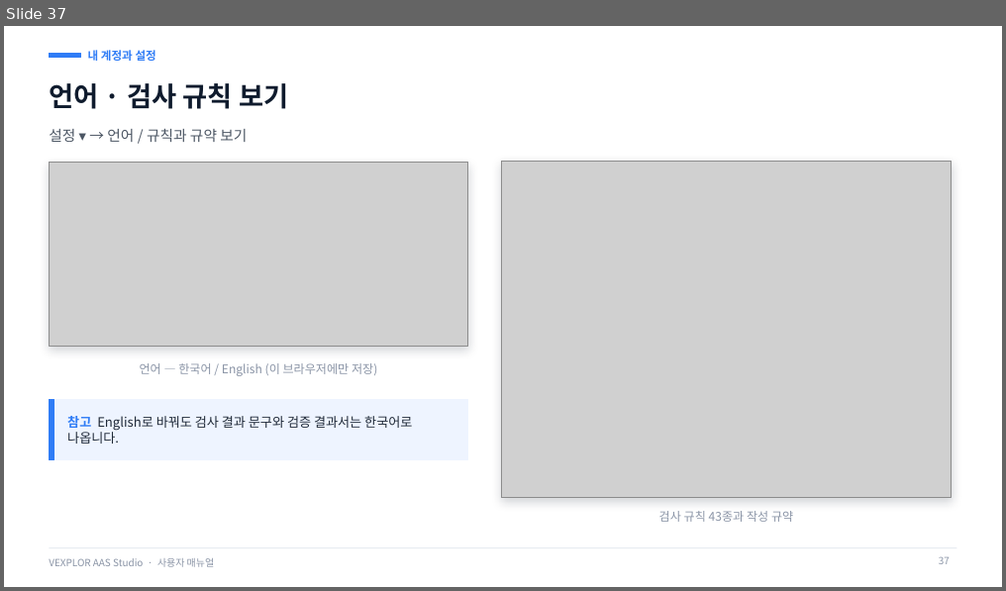
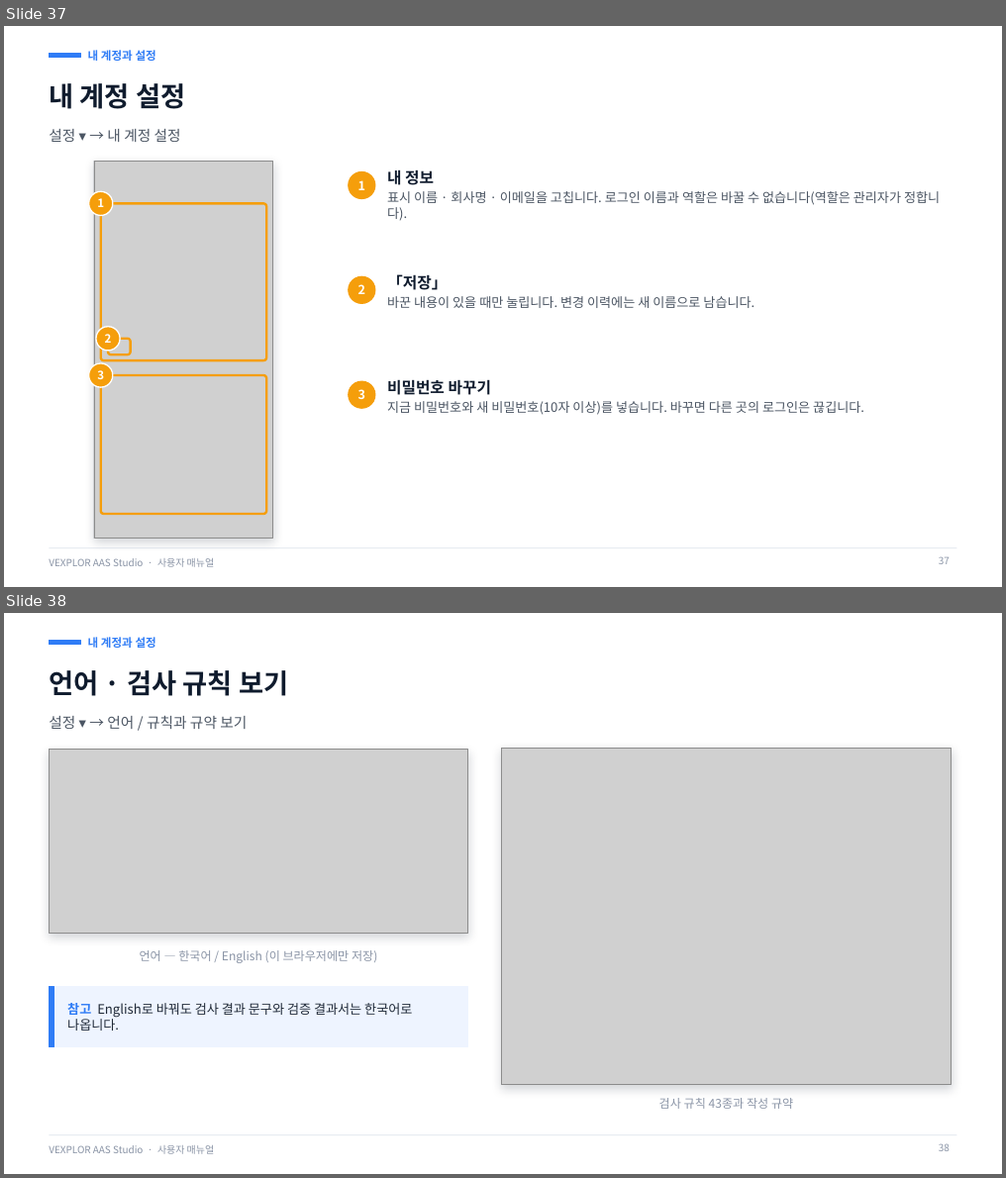
Before and after one commit to waceinc/vexplor-aas, a slide deck: VEXPLOR_AAS_Studio_user_manual.pptx. Shown one above the other, each under a label of ours: slide 37 before the commit, slides 37 and 38 after it. The pictures are 1006x591 and 1006x1178 pixels, drawn with LibreOffice and Linux fonts; fonts in the diff are those of the drawing; grey boxes stand for pictures. Boxes give left, top, right and bottom in pixels: in the first picture for what was removed or moved away, otherwise in the second. Text is boxed around its words. In the diff, an @@ line names an element or a change of style, - is before the commit and + after.

Commit message:
소개 페이지 — 데모 계정 demo / 0629 · 로그인 그림 · 사용자 매뉴얼 새 판

```diff
--- a/VEXPLOR_AAS_Studio_user_manual.pptx
+++ b/VEXPLOR_AAS_Studio_user_manual.pptx
@@ slide 37 added at (4,26,1002,587), background #FFFFFF; not listed: 2 template elements that a slide beside it also shows @@
@@ rectangle added at (49,53,80,58), fill #2F7CF6, outline #2F7CF6 1 pt @@
@@ text added at (88,50,156,61), 11 pt, text #2F7CF6, bold @@
+내 계정과 설정
@@ title added at (49,83,185,109), 26 pt, text #0F1B2D, bold @@
+내 계정 설정
@@ text added at (49,129,181,142), 14 pt, text #4B5563 @@
+설정 ▾ → 내 계정 설정
@@ rectangle added at (94,161,272,539), fill #0F1B2D, outline #C9D2DE 0.75 pt @@
@@ picture added at (94,161,272,539) @@
@@ ellipse added at (349,172,375,199), fill #F59E0B, outline #F59E0B 1 pt @@
@@ text added at (387,170,940,221), 12.5 pt, text #4B5563 @@
+내 정보
+표시 이름 · 회사명 · 이메일을 고칩니다. 로그인 이름과 역할은 바꿀 수 없습니다(역할은 관리자가 정합니다).
@@ ellipse added at (88,191,113,215), fill #F59E0B, outline #FFFFFF 1.25 pt @@
@@ text added at (97,198,104,207), 11 pt, text #FFFFFF, bold @@
+1
@@ rounded rectangle added at (101,203,266,361), outline #F59E0B 2.25 pt @@
@@ text added at (358,180,365,190), 12 pt, text #FFFFFF, bold @@
+1
@@ ellipse added at (349,276,375,304), fill #F59E0B, outline #F59E0B 1 pt @@
@@ text added at (358,284,365,294), 12 pt, text #FFFFFF, bold @@
+2
@@ text added at (387,274,754,308), 12.5 pt, text #4B5563 @@
+「저장」
+바꾼 내용이 있을 때만 눌립니다. 변경 이력에는 새 이름으로 남습니다.
@@ ellipse added at (96,327,120,351), fill #F59E0B, outline #FFFFFF 1.25 pt @@
@@ text added at (105,334,112,343), 11 pt, text #FFFFFF, bold @@
+2
@@ rounded rectangle added at (108,339,131,356), outline #F59E0B 2.25 pt @@
@@ ellipse added at (88,364,113,387), fill #F59E0B, outline #FFFFFF 1.25 pt @@
@@ text added at (97,371,104,379), 11 pt, text #FFFFFF, bold @@
+3
@@ rounded rectangle added at (101,375,266,514), outline #F59E0B 2.25 pt @@
@@ ellipse added at (349,381,375,408), fill #F59E0B, outline #F59E0B 1 pt @@
@@ text added at (387,379,864,415), 12.5 pt, text #4B5563 @@
+비밀번호 바꾸기
+지금 비밀번호와 새 비밀번호(10자 이상)를 넣습니다. 바꾸면 다른 곳의 로그인은 끊깁니다.
@@ text added at (358,389,365,399), 12 pt, text #FFFFFF, bold @@
+3
@@ page number added at (939,557,949,565), 9.5 pt, text #8A94A6 @@
+37
@@ what was slide 37 is now slide 38 @@
@@ page number at (939,1144,949,1152): text changed @@
-37
+38
```
Also in this commit, not shown: 12 slides changed, 2 other files.
